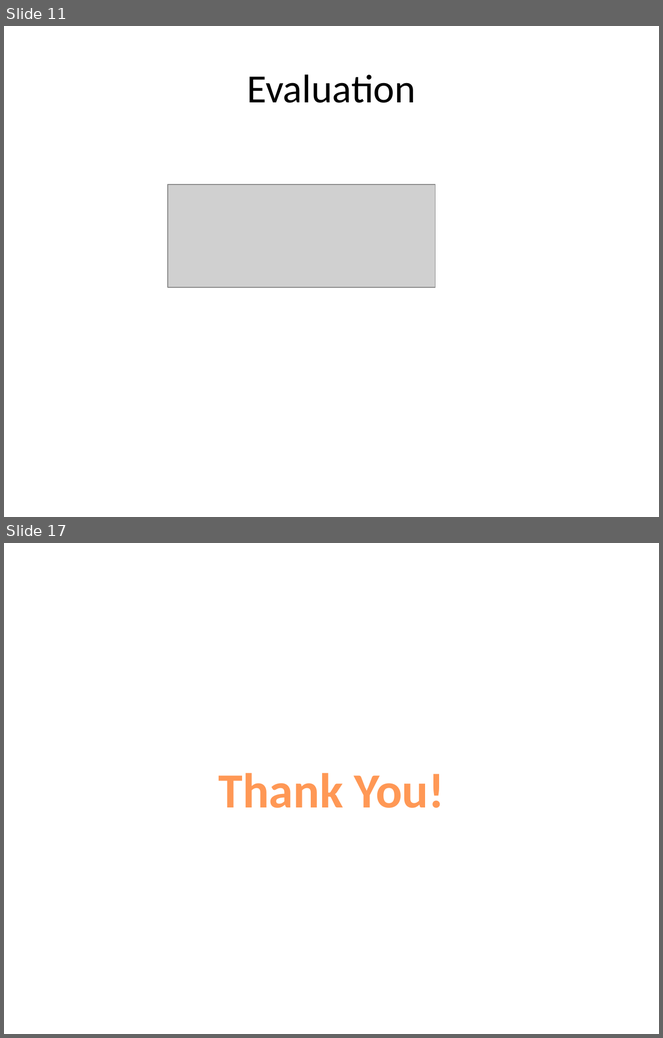
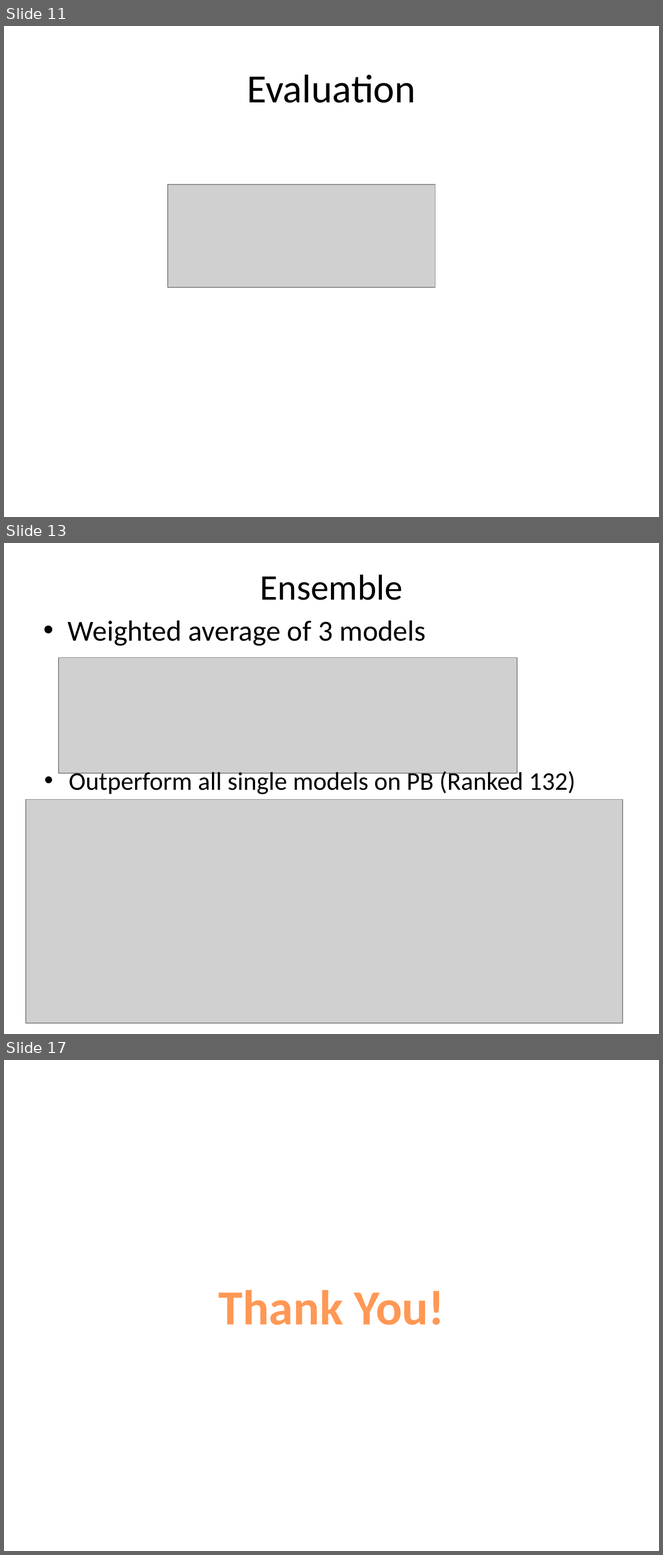
Before and after one commit to hxwang/revenue-prediction, a slide deck: doc/presentation/revenue-prediction.pptx. Shown one above the other, each under a label of ours: slides 11 and 17 before the commit, slides 11, 13 and 17 after it; the slides between them are not shown. The pictures are 663x1038 and 663x1555 pixels, drawn with LibreOffice and Linux fonts; fonts in the diff are those of the drawing; grey boxes stand for pictures. Boxes give left, top, right and bottom in pixels: in the first picture for what was removed or moved away, otherwise in the second. Text is boxed around its words. In the diff, an @@ line names an element or a change of style, - is before the commit and + after.

```diff
--- a/doc/presentation/revenue-prediction.pptx
+++ b/doc/presentation/revenue-prediction.pptx
@@ slide 13 added at box(4, 543, 659, 1034), background #FFFFFF @@
@@ title added at box(260, 575, 403, 600), 39.6 pt, text #000000 @@
+Ensemble
@@ text added at box(68, 620, 426, 646), 32 pt, text #000000 @@
+• Weighted average of 3 models
@@ picture added at box(59, 657, 517, 774) @@
@@ text added at box(69, 769, 575, 795), 28 pt, text #000000 @@
+  • Outperform all single models on PB (Ranked 132)
@@ picture added at box(26, 800, 622, 1024) @@
```
Also in this commit, not shown: 9 slides changed, 5 other files.
